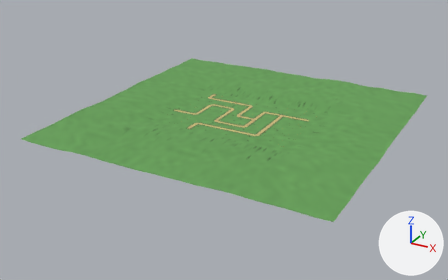
What one commit did to the glTF model assets/models/level_5_terrain.glb.
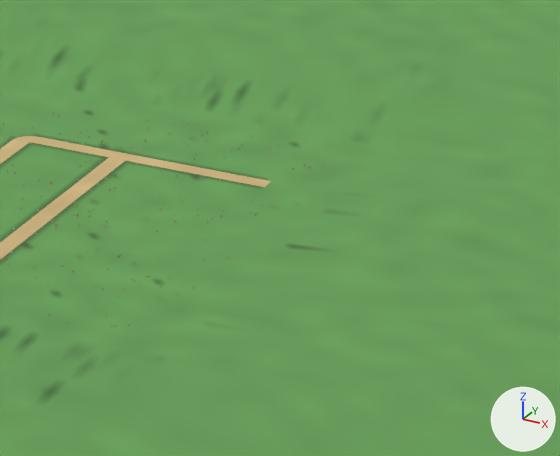
The first picture shows the older version from a camera (50 mm lens) standing at (80.9, -158.4, 70.6) and looking at (-3.4, -5.2, -6.0). The close-ups show the older and then the newer version on the part from 58% to 81% of the width and 31% to 61% of the height of that picture. Only the edits that show in the close-ups are written down. Arrows for +X, +Y and +Z are at lower right; the lights stay in place. Objects named as collision shapes, trigger or cutter boxes, shadow casters or lower levels of detail are left out. Where no turn or scale is listed for an object, it has been applied to the vertices. Vertices at exactly the same position are counted once.

Before the edit, the objects in view are built like this:
```python
me_terrain_004 = bpy.data.meshes.new('Terrain.004')
me_terrain_004.from_pydata(...)  # 13918 vertices, 26640 faces; spans x -46.0..46.0, y -46.0..46.0, z 0.0..1.3
me_terrain_004.materials.append(mat_tg_palette)
ob_terrain = bpy.data.objects.new('Terrain', me_terrain_004)
ob_terrain.location = (0.0, 0.0, 0.0)
```
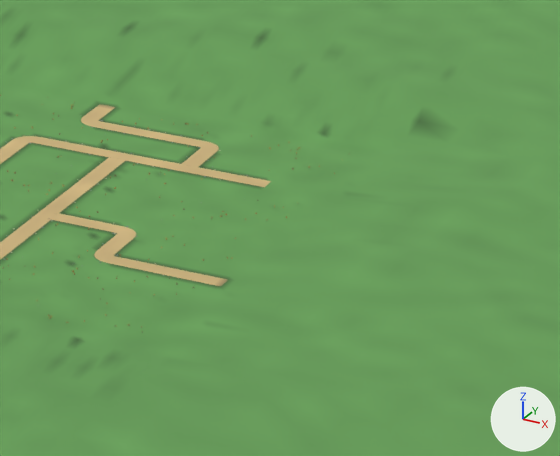
Where the newer file only moved an object's origin or applied its transform, the numbers keep the older frame.

Boxes [x1, y1, x2, y2] around the edits, measured in the close-ups (560 x 456 px):
part 1 of me_terrain_004, added (brown)
    after: [47, 213, 228, 286]
part 2 of me_terrain_004, added (brown)
    after: [81, 104, 219, 167]
part 3 of me_terrain_004, recoloured
    both: [0, 9, 452, 404]

The change in detail:
me_terrain_004 is used by ob_terrain; location (0.0, 0.0, 0.0).
me_terrain_004 had 13918 vertices, 26640 faces and spanned x -46.0..46.0, y -46.0..46.0, z 0.0..1.3.
me_terrain_004 now has 14492 vertices, 27600 faces and spans x -46.0..46.0, y -46.0..46.0, z 0.0..1.3.
me_terrain_004 part 1: a new loose piece of 294 vertices spanning x 10.0..22.2, y -6.6..-1.4, z 0.0, in mat_tg_palette.
me_terrain_004 part 2: a new loose piece of 280 vertices spanning x 5.4..14.6, y 8.0..15.2, z 0.0, in mat_tg_palette.
me_terrain_004 part 3: 2350 kept faces spanning x -34.0..36.0, y -30.0..30.0, z 0.0..1.2 get new vertex colours.
